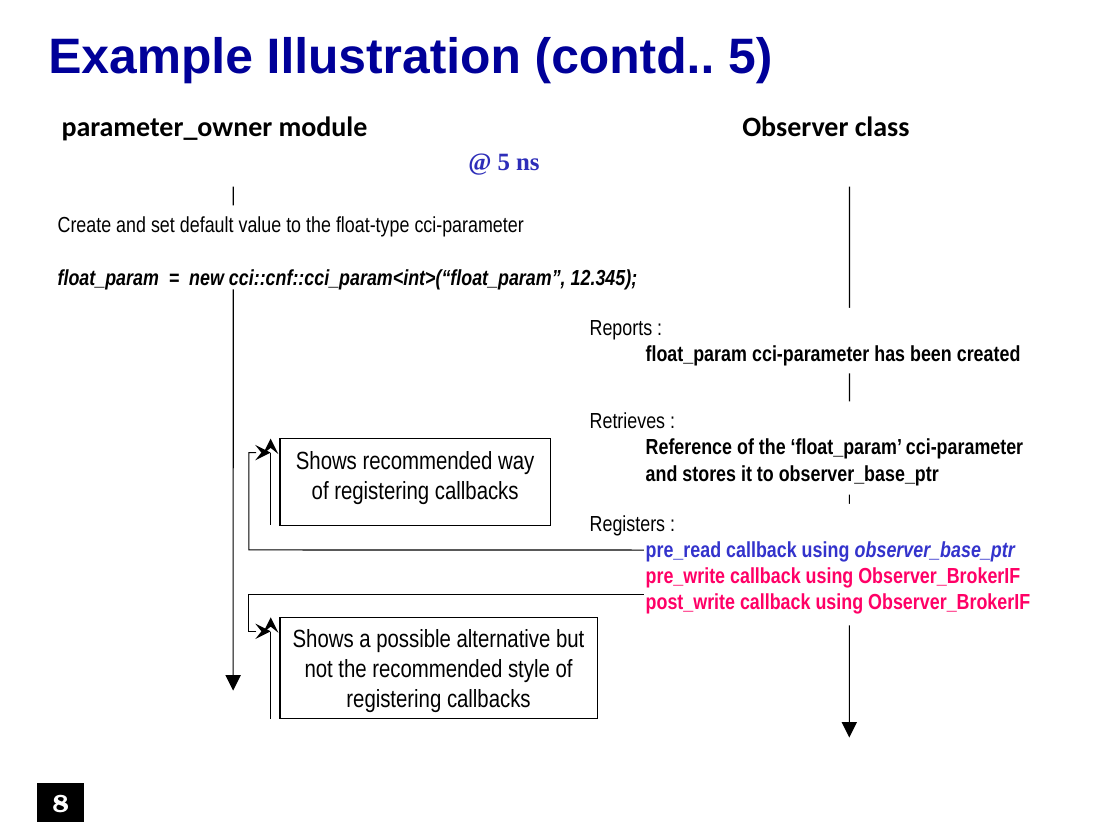
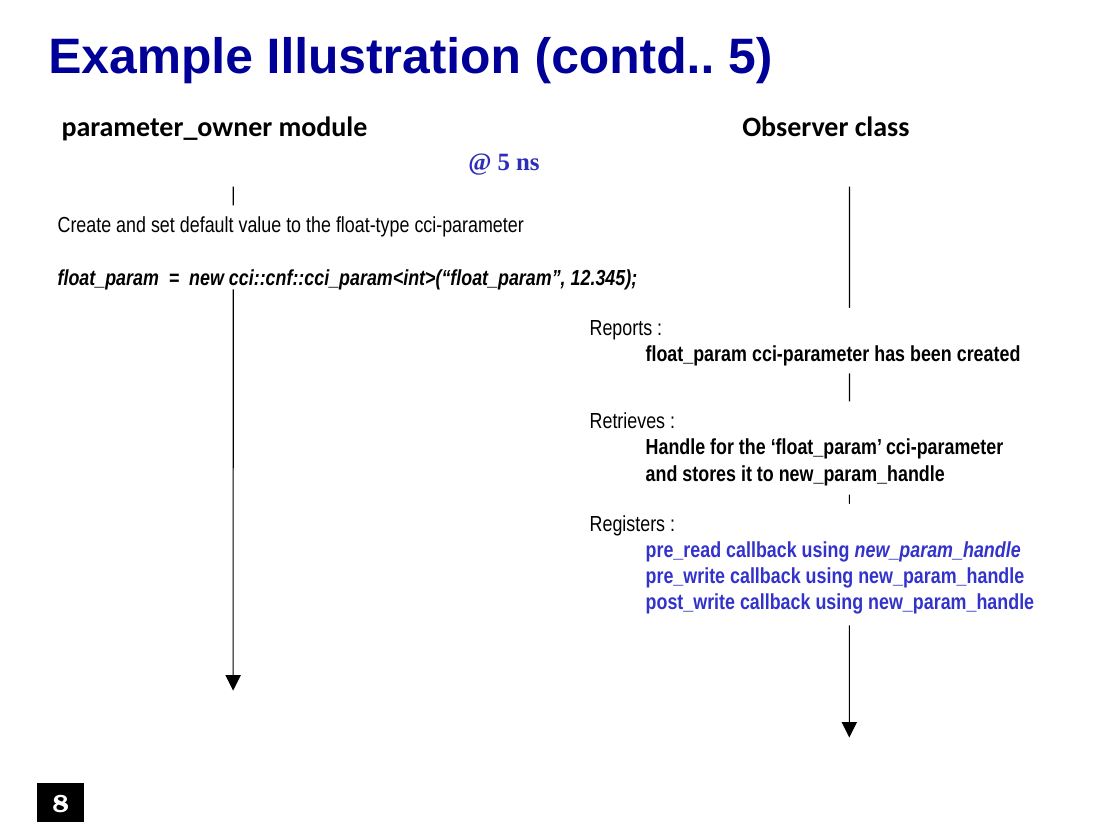
Before and after one commit to accellera-official/cci, a slide deck: slide 8 of examples/ex20_Tracing_Parameter_Activity/docs/ex20_Tracing_Parameter_Activity.ppt. Drawn at 1120x840 pixels with LibreOffice and Linux fonts; fonts in the diff are those of the drawing; background and template pictures are left out. Boxes give left, top, right and bottom in pixels: in the first picture for what was removed or moved away, otherwise in the second. Text is boxed around its words. In the diff, an @@ line names an element or a change of style, - is before the commit and + after.

```diff
--- a/examples/ex20_Tracing_Parameter_Activity/docs/ex20_Tracing_Parameter_Activity.ppt
+++ b/examples/ex20_Tracing_Parameter_Activity/docs/ex20_Tracing_Parameter_Activity.ppt
@@ text at <box>590,412,1003,486</box>: text changed @@
-Retrieves :
-Reference of the ‘float_param’ cci-parameter
-and stores it to observer_base_ptr
+Retrieves :
+Handle for the ‘float_param’ cci-parameter
+and stores it to new_param_handle
@@ freeform shape removed at <box>280,439,551,525</box> @@
-Shows recommended way of registering callbacks
@@ text at <box>590,515,1034,614</box>: text changed; text colour #FF0066 to #3333CC @@
-Registers :
-pre_read callback using observer_base_ptr
-pre_write callback using Observer_BrokerIF
-post_write callback using Observer_BrokerIF
+Registers :
+pre_read callback using new_param_handle
+pre_write callback using new_param_handle
+post_write callback using new_param_handle
@@ freeform shape removed at <box>280,617,597,718</box> @@
-Shows a possible alternative but not the recommended style of registering callbacks
```
Also in this commit, not shown: 6 other slides changed, 12 other files.
